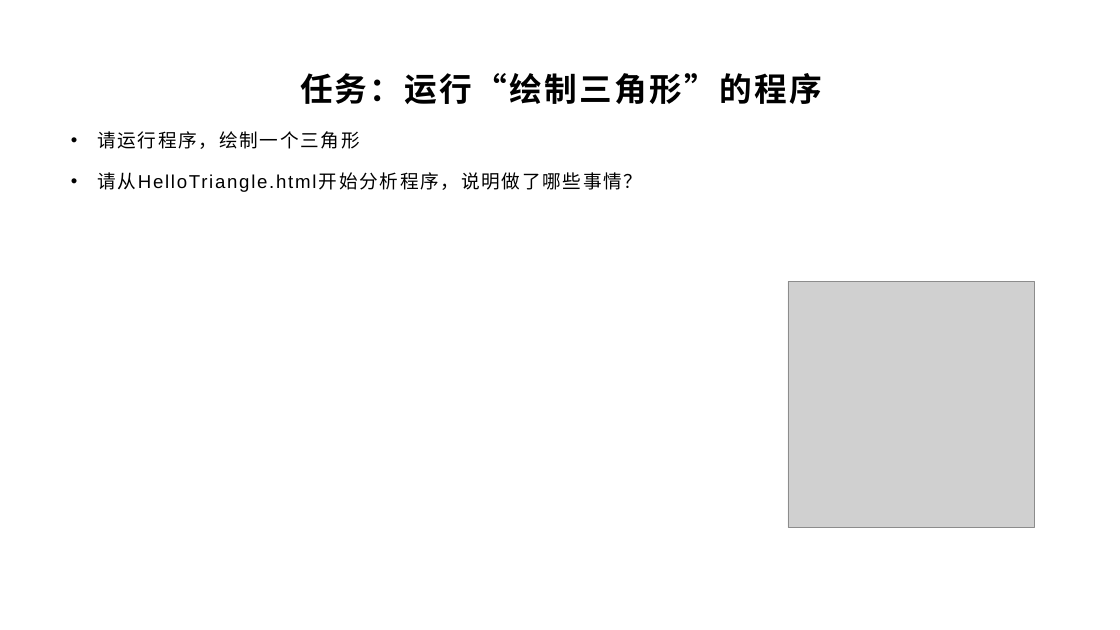
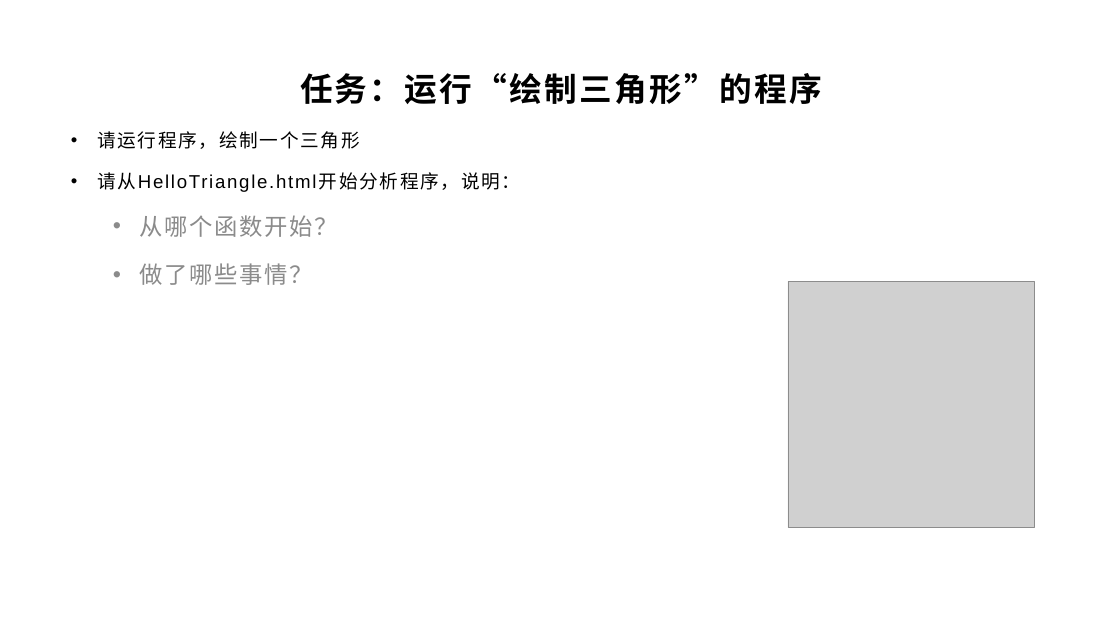
Before and after one commit to Wonder-Technology/SnakeEdu, a slide deck: slide 6 of packages/2_triangle/ppt/绘制三角形.pptx. Drawn at 1120x630 pixels with LibreOffice and Linux fonts; fonts in the diff are those of the drawing; grey boxes stand for pictures; background and template pictures are left out. Boxes give left, top, right and bottom in pixels: in the first picture for what was removed or moved away, otherwise in the second. Text is boxed around its words. In the diff, an @@ line names an element or a change of style, - is before the commit and + after.

```diff
--- a/packages/2_triangle/ppt/绘制三角形.pptx
+++ b/packages/2_triangle/ppt/绘制三角形.pptx
@@ text at box(97, 172, 521, 285): text changed @@
-• 请从HelloTriangle.html开始分析程序，说明做了哪些事情？
+• 请从HelloTriangle.html开始分析程序，说明：
+  • 从哪个函数开始？
+  • 做了哪些事情？
```
Also in this commit, not shown: 3 other slides changed, 1 slide added, 1 slide removed, 4 other files.
